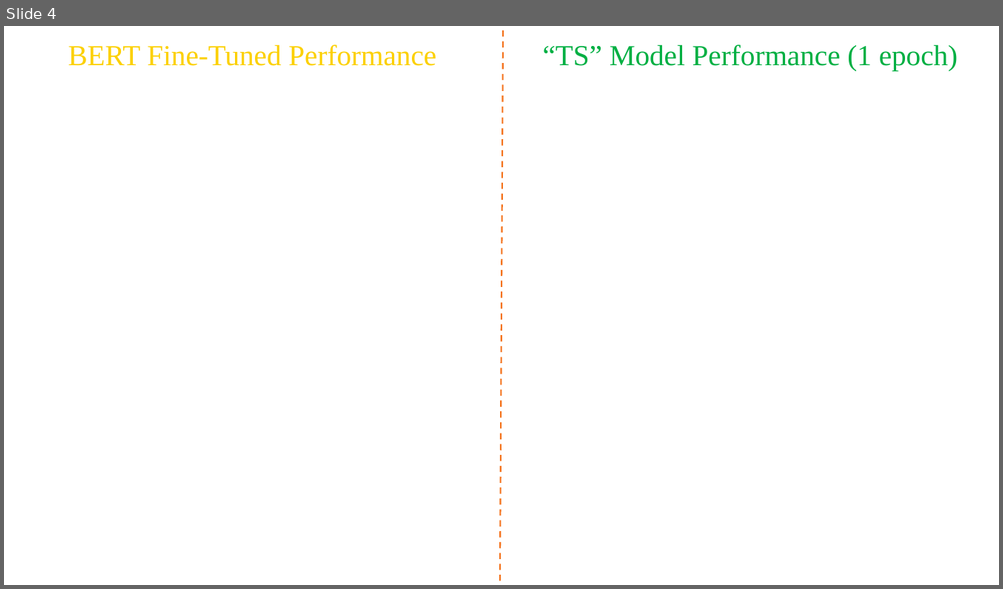
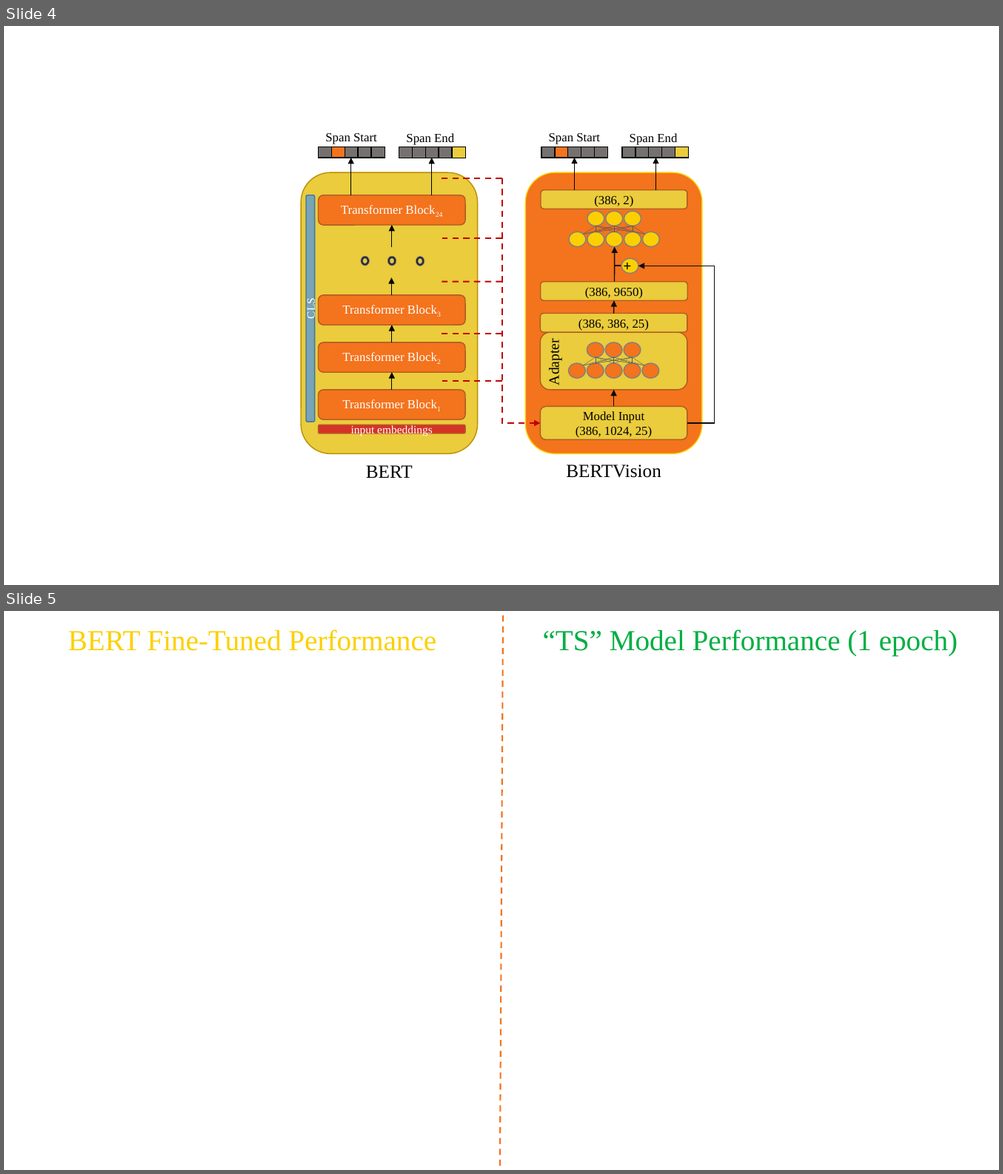
Before and after one commit to cbenge509/BERTVision, a slide deck: presentation/JIang_King_Benge_W266_Final_Presentation.pptx. Shown one above the other, each under a label of ours: slide 4 before the commit, slides 4 and 5 after it. The pictures are 1003x589 and 1003x1174 pixels, drawn with LibreOffice and Linux fonts; fonts in the diff are those of the drawing. Boxes give left, top, right and bottom in pixels: in the first picture for what was removed or moved away, otherwise in the second. Text is boxed around its words. In the diff, an @@ line names an element or a change of style, - is before the commit and + after.

```diff
--- a/presentation/JIang_King_Benge_W266_Final_Presentation.pptx
+++ b/presentation/JIang_King_Benge_W266_Final_Presentation.pptx
@@ slide 4 added at [4, 26, 999, 585], background #FFFFFF @@
@@ group added at [301, 133, 714, 478]: 36 lines, 24 rectangles, 17 ellipses, 13 rounded rectangles, 11 arrows, 8 texts, 3 donuts, 2 elbow arrows @@
+Transformer Block1
+Transformer Block2
+Transformer Block3
+Transformer Block24
+CLS
+input embeddings
+Span Start
+Span End
+Model Input
+(386, 1024, 25)
+(386, 386, 25)
+Adapter
+(386, 9650)
+(386, 2)
++
+Span Start
+Span End
+BERT
+BERTVision
@@ what was slide 4 is now slide 5 @@
```
Also in this commit, not shown: 17 other files.
